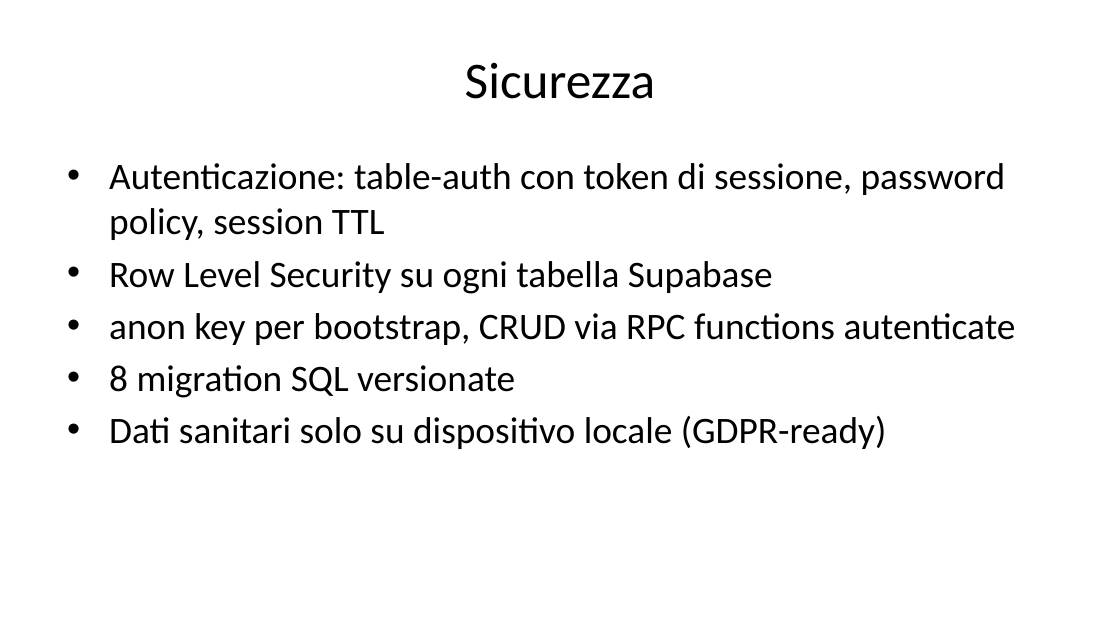
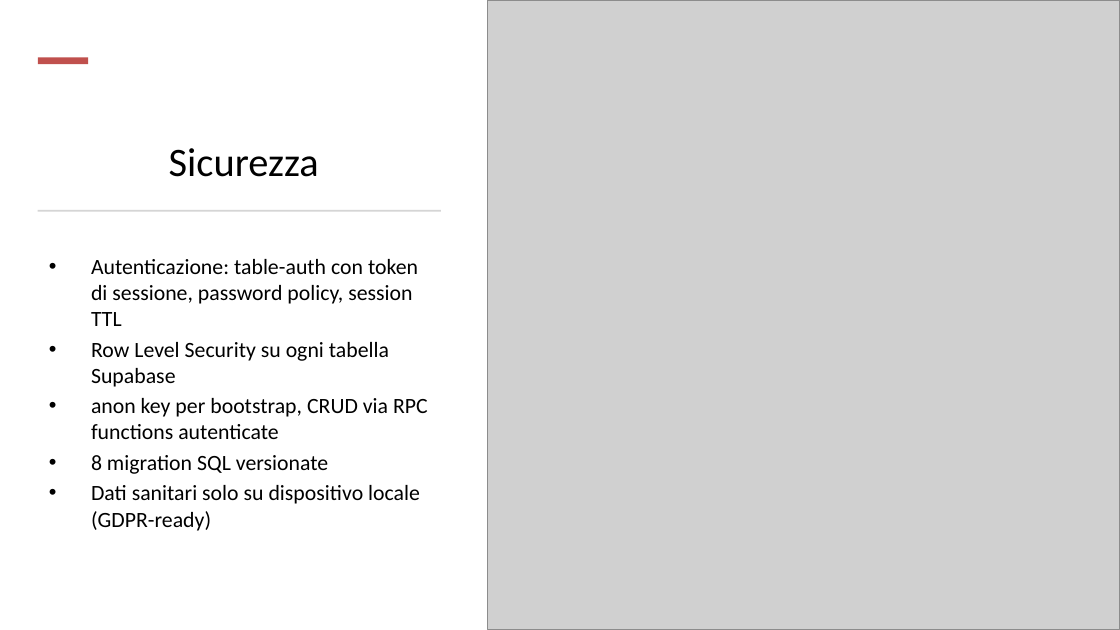
Before and after one commit to vgrazian/MediTrace, a slide deck: slide 12 of docs/presentation/medi-trace-editable.pptx (slide 20 before the commit). Drawn at 1120x630 pixels with LibreOffice and Linux fonts; fonts in the diff are those of the drawing; grey boxes stand for pictures. Boxes give left, top, right and bottom in pixels: in the first picture for what was removed or moved away, otherwise in the second. Text is boxed around its words. In the diff, an @@ line names an element or a change of style, - is before the commit and + after.

```diff
--- a/docs/presentation/medi-trace-editable.pptx
+++ b/docs/presentation/medi-trace-editable.pptx
@@ picture added at [487, 0, 1120, 629] @@
@@ rectangle added at [38, 58, 88, 64], fill #C0504D @@
@@ title "Sicurezza": place and size @@
-title "Sicurezza" at [465, 62, 655, 99]
+title "Sicurezza" at [169, 148, 319, 177]
@@ title "Sicurezza" at [169, 148, 319, 177]: size 33 to 26 pt; vertical alignment middle to bottom @@
@@ rectangle added at [38, 211, 441, 212], fill #D5D5D5 @@
@@ text "Autenticazione: table-auth con token di ...": place and size @@
-text "Autenticazione: table-auth con token di ..." at [109, 163, 1016, 449]
+text "Autenticazione: table-auth con token di ..." at [91, 259, 428, 531]
@@ text "Autenticazione: table-auth con token di ..." at [91, 259, 428, 531]: size 24 to 14 pt; less space between paragraphs @@
```
Also in this commit, not shown: 15 other slides changed, 1 slide added, 10 slides removed, 27 other files.
